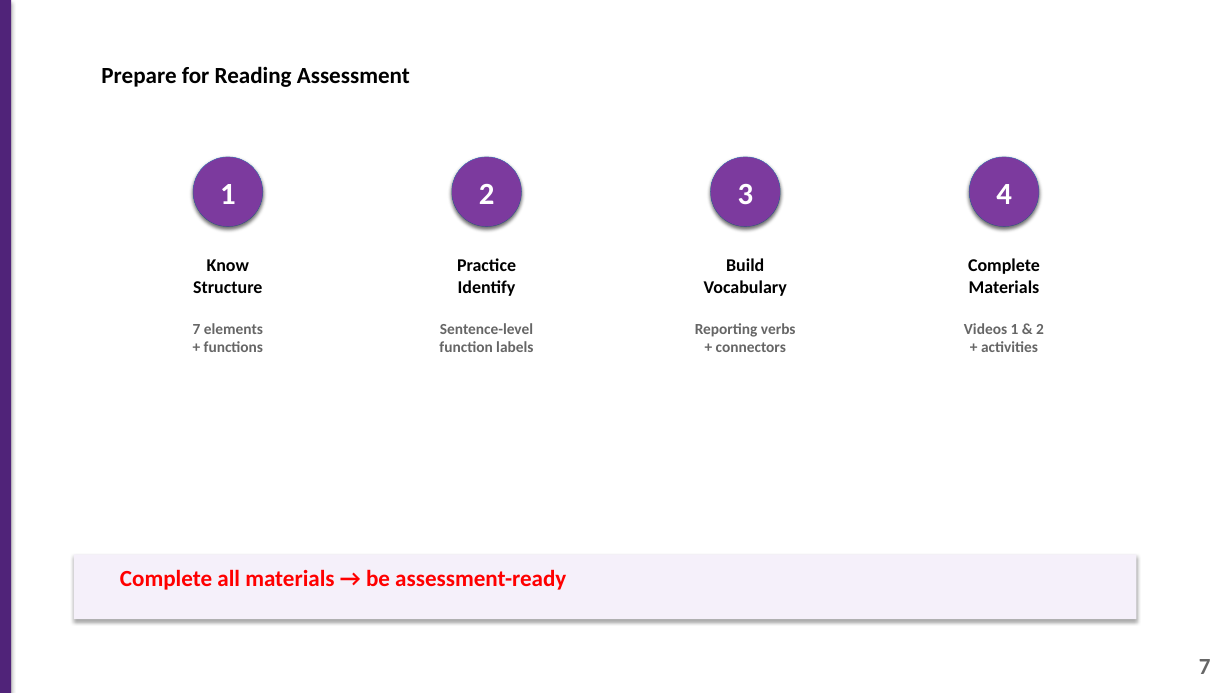
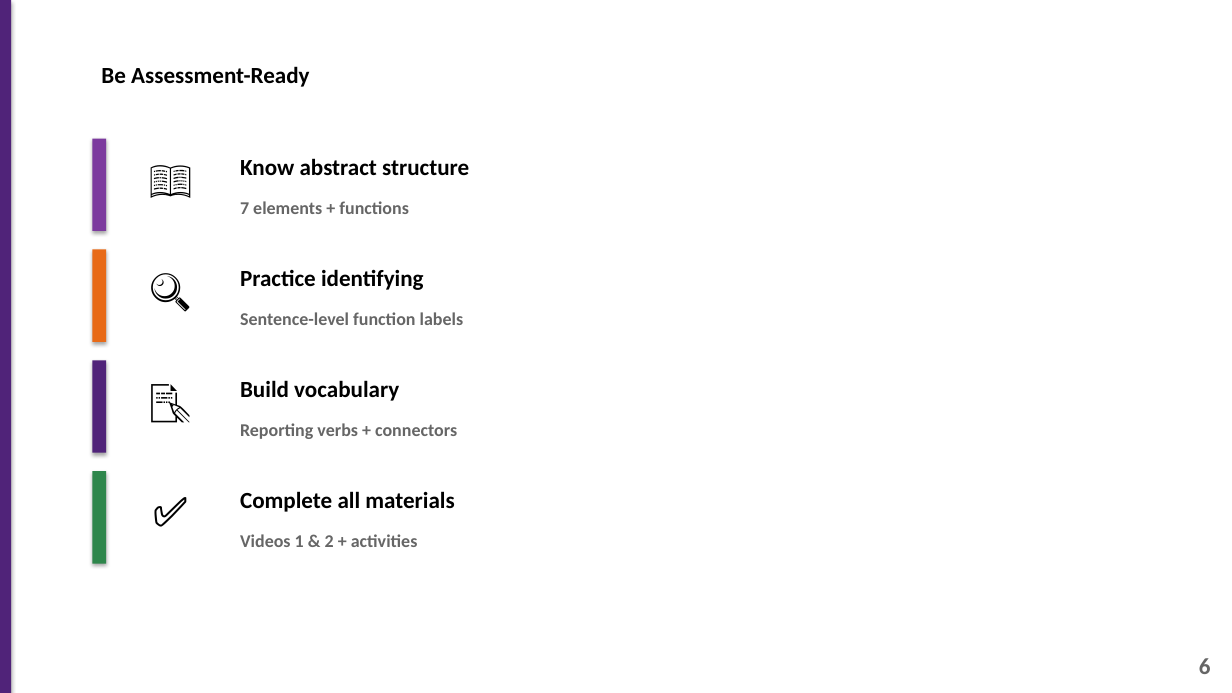
Before and after one commit to 975801846-star/workspace-outputs, a slide deck: slide 6 of Introduction_to_Reading_Assessment.pptx (slide 7 before the commit). Drawn at 1232x693 pixels with LibreOffice and Linux fonts; fonts in the diff are those of the drawing. Boxes give left, top, right and bottom in pixels: in the first picture for what was removed or moved away, otherwise in the second. Text is boxed around its words. In the diff, an @@ line names an element or a change of style, - is before the commit and + after.

```diff
--- a/Introduction_to_Reading_Assessment.pptx
+++ b/Introduction_to_Reading_Assessment.pptx
@@ text at (x1=101, y1=66, x2=309, y2=87): text changed @@
-Prepare for Reading Assessment
+Be Assessment-Ready
@@ rectangle added at (x1=92, y1=139, x2=106, y2=231), fill #7C3A9E @@
@@ text added at (x1=129, y1=148, x2=213, y2=222), 32 pt, text #000000, bold @@
+📖
@@ ellipse removed at (x1=193, y1=157, x2=262, y2=226) @@
@@ ellipse removed at (x1=193, y1=157, x2=262, y2=226) @@
-1
@@ text at (x1=240, y1=158, x2=469, y2=175): text changed; size 14 to 18 pt @@
-Know
-Structure
+Know abstract structure
@@ ellipse removed at (x1=452, y1=157, x2=521, y2=226) @@
@@ ellipse removed at (x1=452, y1=157, x2=521, y2=226) @@
-2
@@ ellipse removed at (x1=711, y1=157, x2=780, y2=226) @@
@@ ellipse removed at (x1=711, y1=157, x2=780, y2=226) @@
-3
@@ ellipse removed at (x1=970, y1=157, x2=1039, y2=226) @@
@@ ellipse removed at (x1=970, y1=157, x2=1039, y2=226) @@
-4
@@ text "7 elements + functions" moved from (x1=193, y1=323, x2=263, y2=352) to (x1=240, y1=201, x2=409, y2=214) @@
@@ rectangle added at (x1=92, y1=250, x2=106, y2=342), fill #E86A17 @@
@@ text added at (x1=129, y1=259, x2=213, y2=333), 32 pt, text #000000, bold @@
+🔍
@@ text at (x1=240, y1=269, x2=424, y2=290): text changed; size 14 to 18 pt @@
-Practice
-Identify
+Practice identifying
@@ text "Sentence-level function labels" moved from (x1=439, y1=323, x2=533, y2=352) to (x1=240, y1=312, x2=464, y2=325) @@
@@ rectangle added at (x1=92, y1=360, x2=106, y2=453), fill #502379 @@
@@ text added at (x1=129, y1=370, x2=213, y2=444), 32 pt, text #000000, bold @@
+📝
@@ text at (x1=240, y1=380, x2=399, y2=401): text changed; size 14 to 18 pt @@
-Build
-Vocabulary
+Build vocabulary
@@ text "Reporting verbs + connectors" moved from (x1=695, y1=323, x2=796, y2=352) to (x1=240, y1=423, x2=457, y2=439) @@
@@ rectangle added at (x1=92, y1=471, x2=106, y2=564), fill #2E864B @@
@@ text added at (x1=129, y1=481, x2=213, y2=555), 32 pt, text #000000, bold @@
+✅
@@ text at (x1=240, y1=491, x2=454, y2=512): text changed; size 14 to 18 pt @@
-Complete
-Materials
+Complete all materials
@@ size 12 to 14 pt; alignment centre to left in 4 elements at (x1=240, y1=312, x2=464, y2=325), (x1=240, y1=423, x2=457, y2=439), (x1=240, y1=201, x2=409, y2=214), (x1=240, y1=534, x2=418, y2=547) @@
@@ text "Videos 1 & 2 + ..." moved from (x1=964, y1=323, x2=1044, y2=352) to (x1=240, y1=534, x2=418, y2=547) @@
@@ rectangle removed at (x1=74, y1=555, x2=1137, y2=619) @@
@@ text removed at (x1=120, y1=569, x2=566, y2=590) @@
-Complete all materials → be assessment-ready
@@ text at (x1=1199, y1=658, x2=1211, y2=674): text changed @@
-7
+6
```
Also in this commit, not shown: 4 other slides changed, 1 slide removed.
